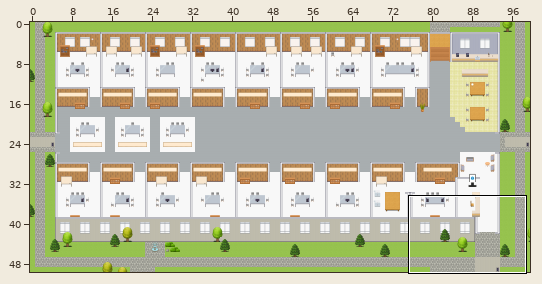
Tiled map (JSON) -- maps/CS-Customer-Experience-Platform-Business-Capabilities-Unit.tmj. Above, an overview of the earlier version with the close-up marked.
Close-up. Earlier state:
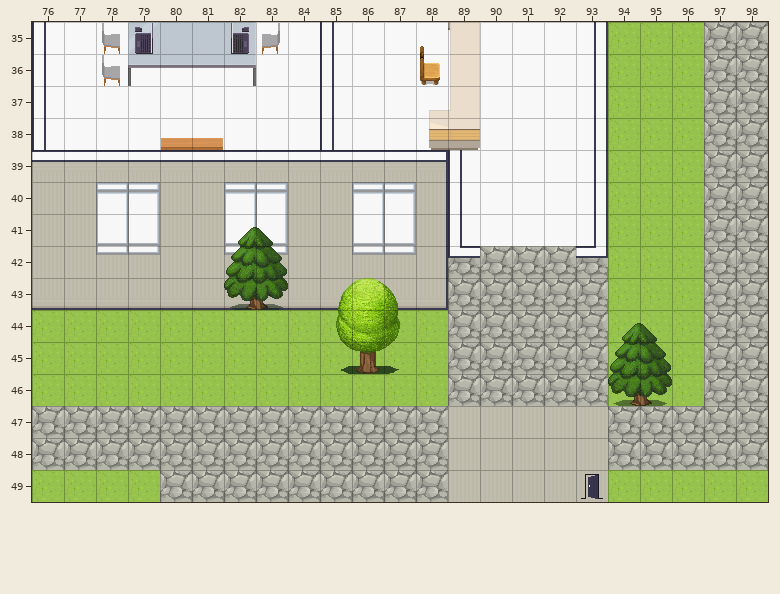
Cells are 32x32 px. Shown: x 76..98, y 35..49.
Once edited:
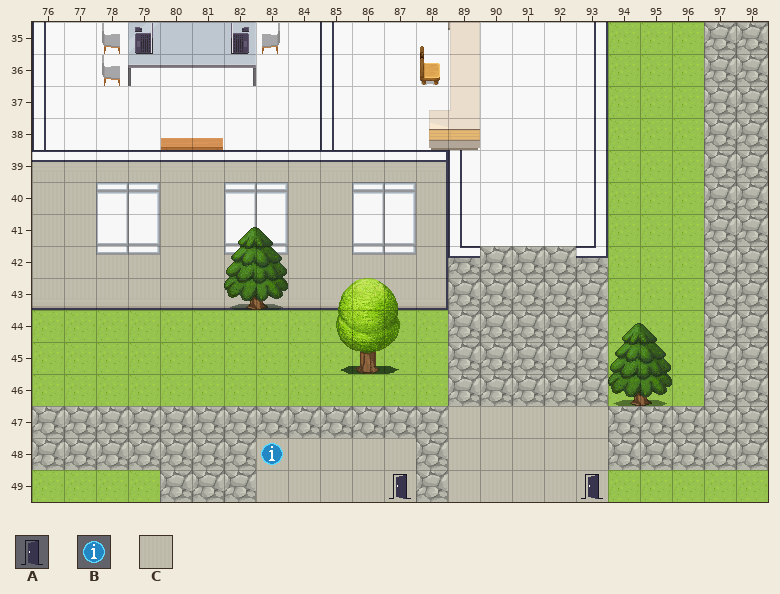
Key: from "User_Zones": A 65, B 104; from "room2": C 328.
_ is an empty cell, . an unchanged one.
What changed:
--- layer "floors"
@@ x 83..87 @@
-48 _____
-49 _____
+48 CCCCC
+49 CCCCC
--- layer "zones"
@@ x 83..87 @@
-48 _....
-49 ...._
+48 B....
+49 ....A
